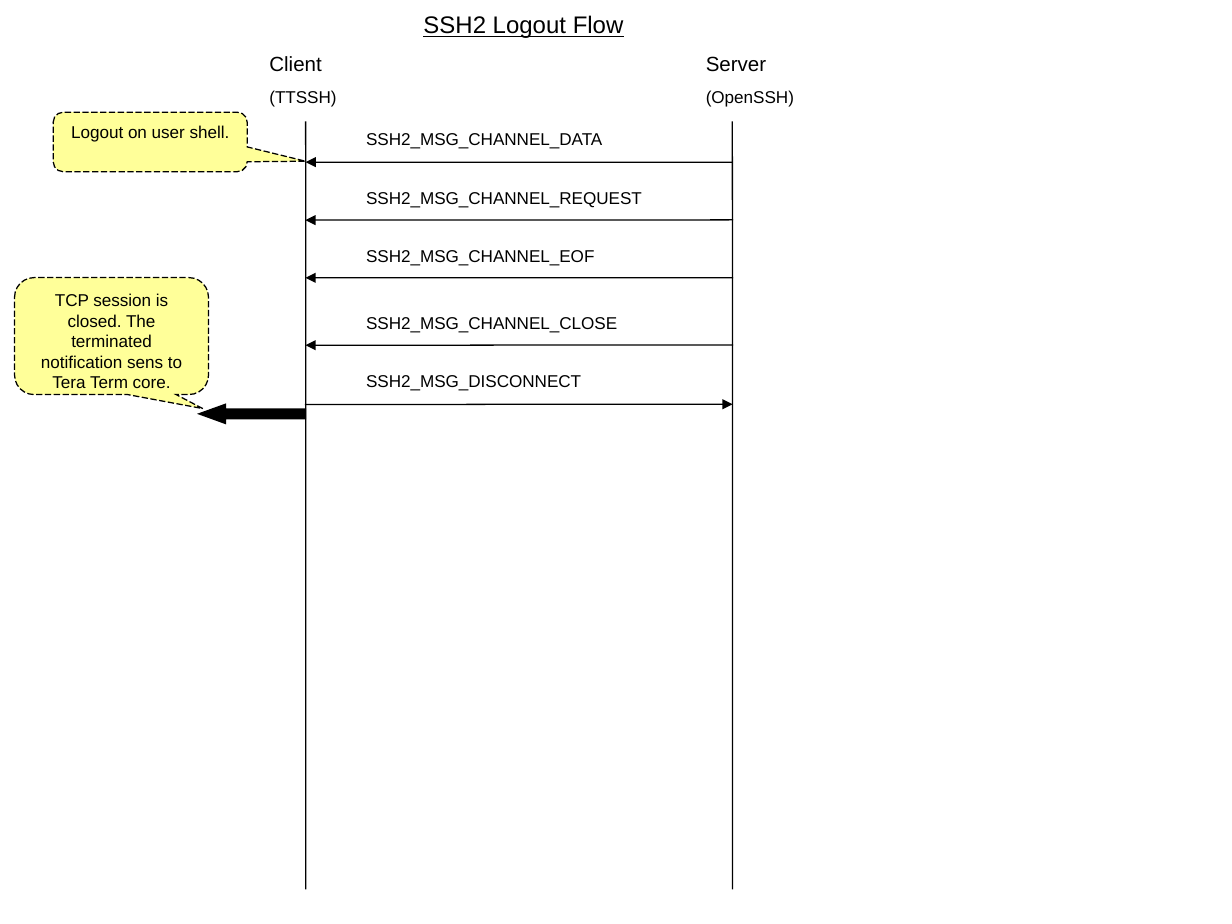
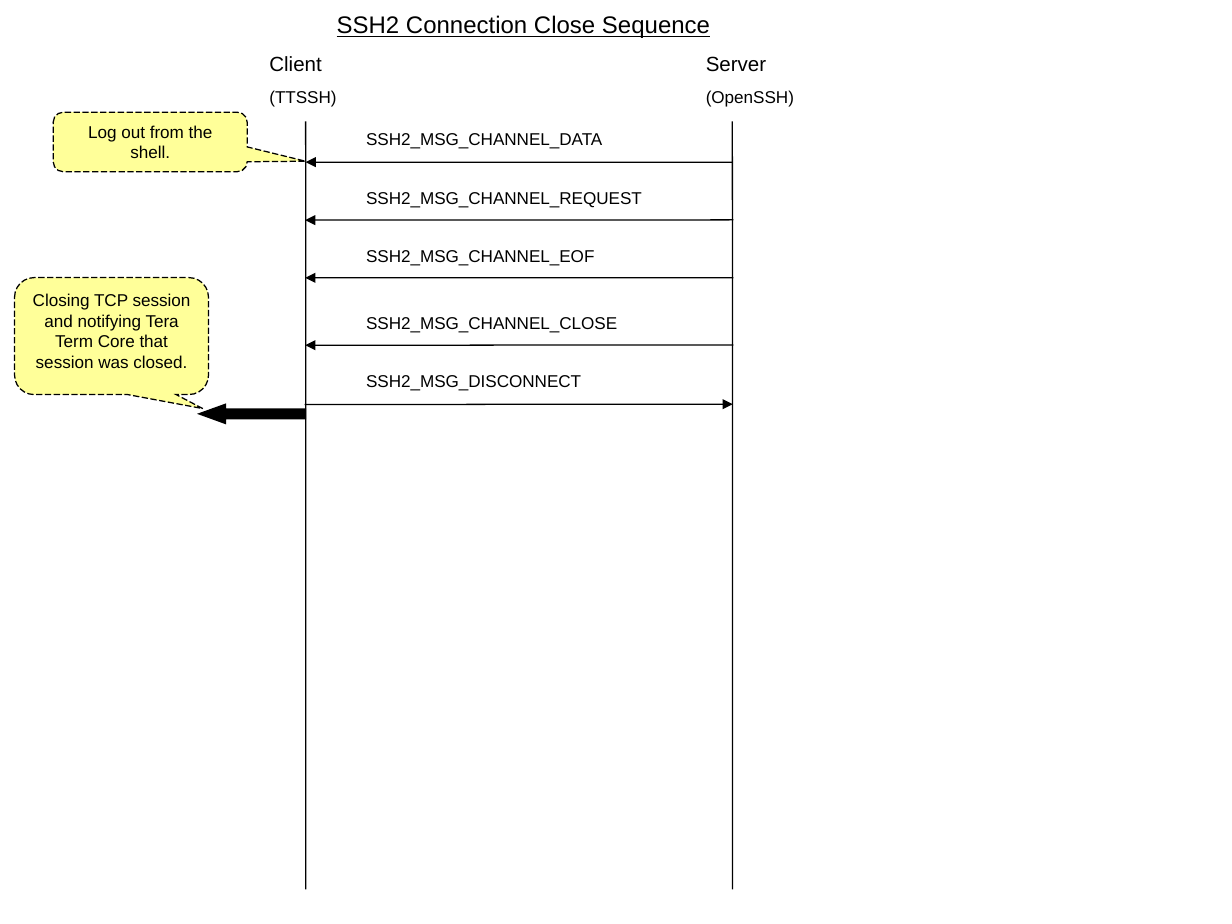
Before and after one commit to m-tmatma/teraterm-mirror-svn2git, a slide deck: slide 3 of doc/en/html/reference/image/ssh2_sequence.ppt. Drawn at 1232x924 pixels with LibreOffice and Linux fonts; fonts in the diff are those of the drawing. Boxes give left, top, right and bottom in pixels: in the first picture for what was removed or moved away, otherwise in the second. Text is boxed around its words. In the diff, an @@ line names an element or a change of style, - is before the commit and + after.

```diff
--- a/doc/en/html/reference/image/ssh2_sequence.ppt
+++ b/doc/en/html/reference/image/ssh2_sequence.ppt
@@ title at <box>337,15,710,38</box>: text changed @@
-SSH2 Logout Flow
+SSH2 Connection Close Sequence
@@ text in rounded speech box at <box>88,125,213,158</box>: text changed @@
-Logout on user shell.
+Log out from the shell.
@@ text in rounded speech box at <box>33,293,191,368</box>: text changed @@
-TCP session is closed. The terminated notification sens to Tera Term core.
+Closing TCP session and notifying Tera Term Core that session was closed.
```
Also in this commit, not shown: 2 other slides changed, 28 other files.
